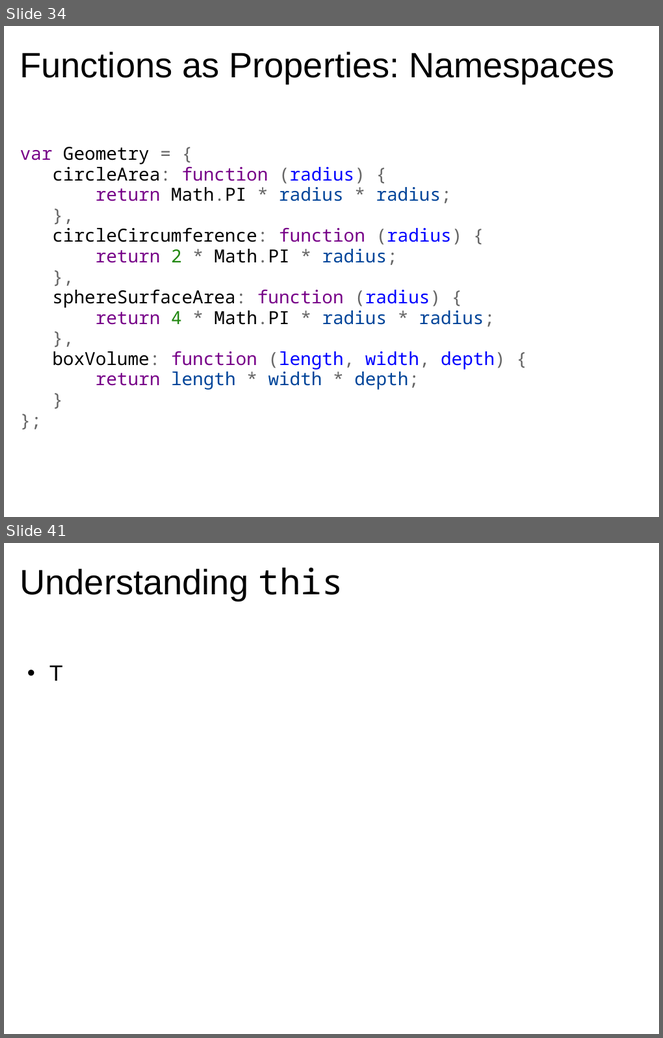
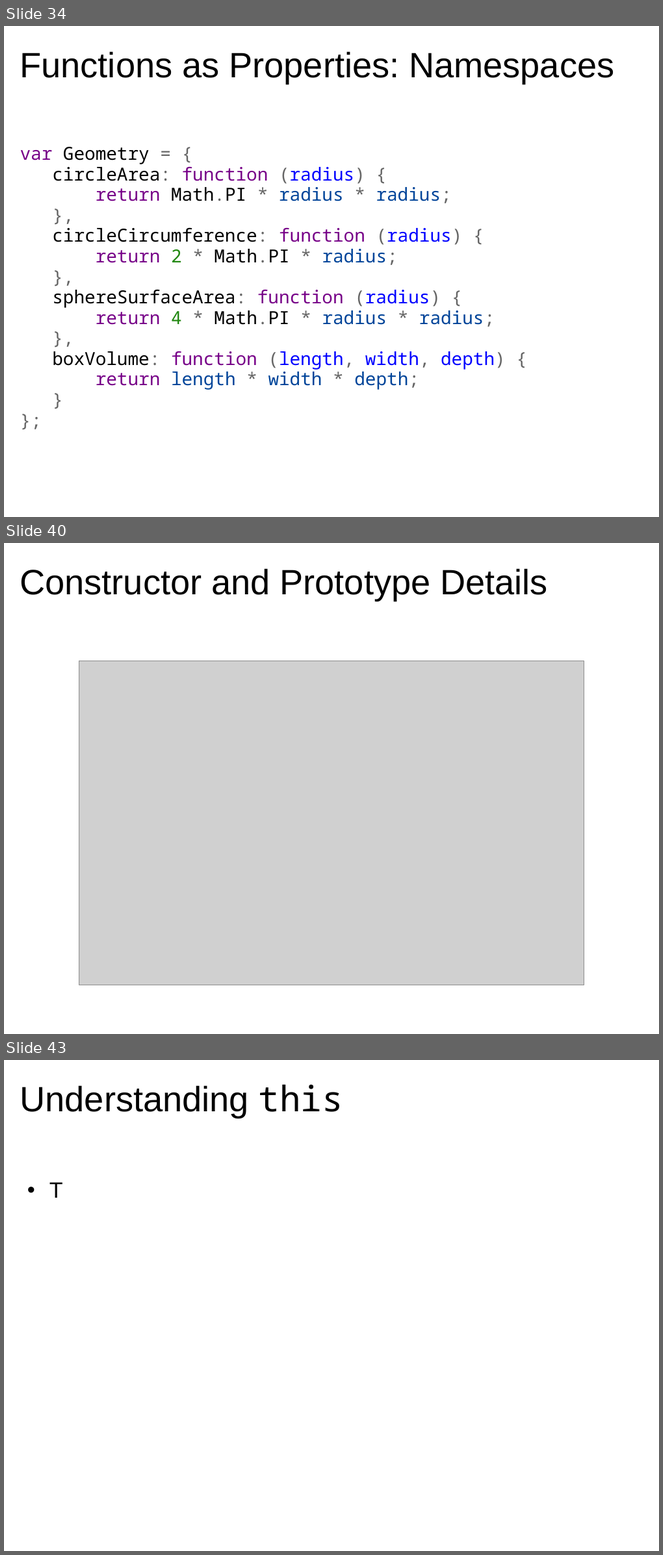
Before and after one commit to dondi/javascript-book, a slide deck: presentations/Chapter_5_Presentation.ppt. Shown one above the other, each under a label of ours: slides 34 and 41 before the commit, slides 34, 40 and 43 after it; the slides between them are not shown. The pictures are 663x1038 and 663x1555 pixels, drawn with LibreOffice and Linux fonts; fonts in the diff are those of the drawing; grey boxes stand for pictures; background and template pictures are left out. Boxes give left, top, right and bottom in pixels: in the first picture for what was removed or moved away, otherwise in the second. Text is boxed around its words. In the diff, an @@ line names an element or a change of style, - is before the commit and + after.

```diff
--- a/presentations/Chapter_5_Presentation.ppt
+++ b/presentations/Chapter_5_Presentation.ppt
@@ slide 40 added at <box>4,543,659,1034</box>, background picture (left out) @@
@@ title added at <box>20,568,547,601</box>, 43 pt, text #000000 @@
+Constructor and Prototype Details
@@ picture added at <box>79,661,584,985</box> @@
@@ what was slide 41 is now slide 43 @@
```
Also in this commit, not shown: 3 slides changed, 5 other slides added, 4 slides removed.
